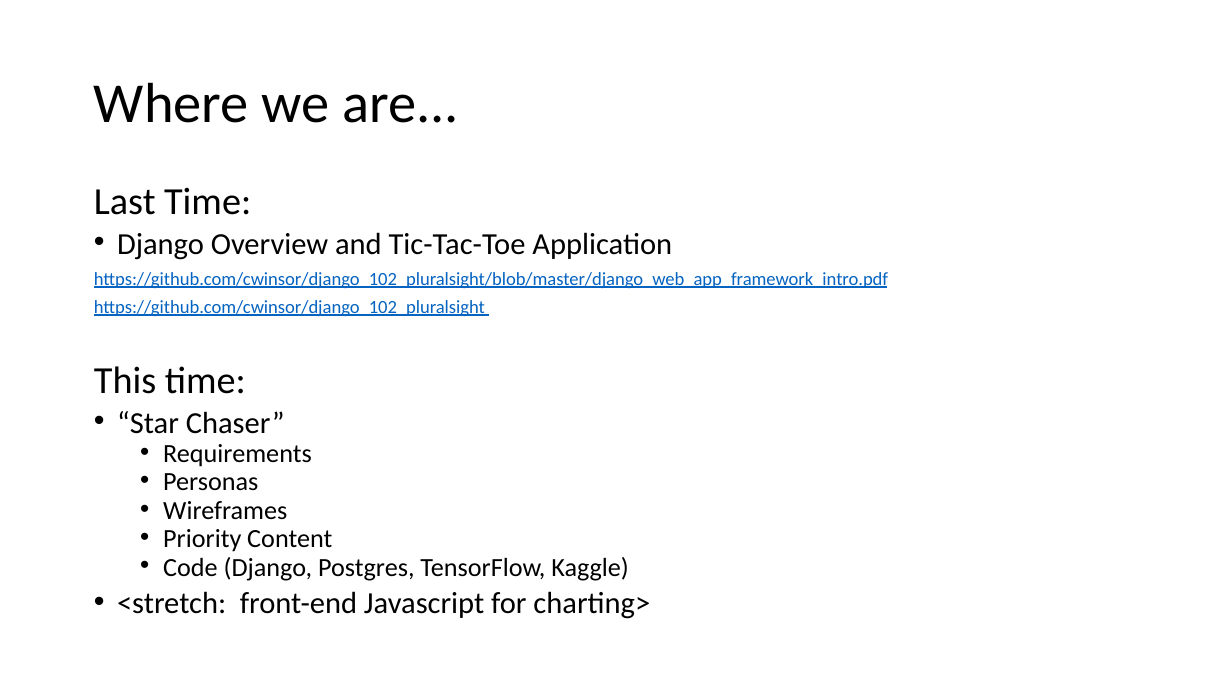
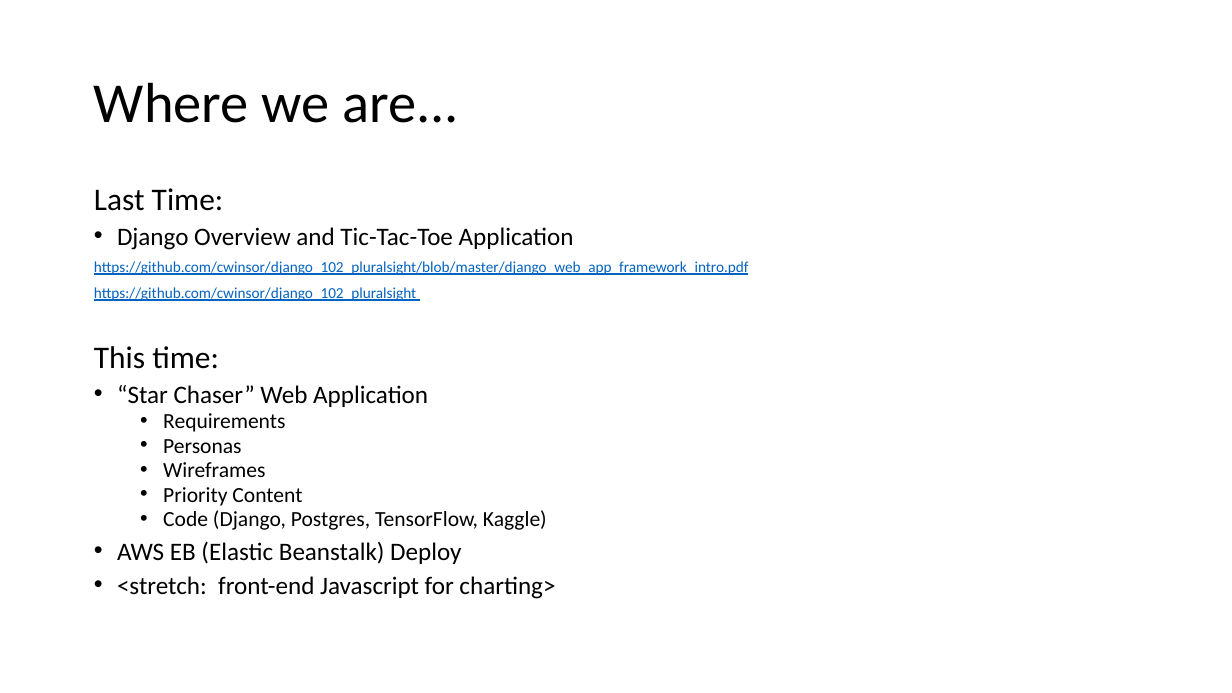
Before and after one commit to cwinsor/django_103_plasticc_and_ux, a slide deck: slide 2 of presentation.pptx. Drawn at 1232x693 pixels with LibreOffice and Linux fonts; fonts in the diff are those of the drawing. Boxes give left, top, right and bottom in pixels: in the first picture for what was removed or moved away, otherwise in the second. Text is boxed around its words. In the diff, an @@ line names an element or a change of style, - is before the commit and + after.

```diff
--- a/presentation.pptx
+++ b/presentation.pptx
@@ text at [94, 188, 749, 599]: size 29.8 to 24.5 pt in "Last Time:", "This time:"; size 23.8 to 19.6 pt in "Django Overview and Tic-Tac-Toe Application", "<stretch: front-end Javascript for charting>"; size 14.4 to 11.9 pt in "https://github.com/cwinsor/django_102_pluralsight/blob/maste ...", "https://github.com/cwinsor/django_102_pluralsight"; size 20.4 to 16.8 pt in "Requirements", "Personas", "Wireframes", "Priority Content" and 1 more places @@
@@ text at [117, 385, 428, 407]: text changed; size 23.8 to 19.6 pt @@
-• “Star Chaser”
+• “Star Chaser” Web Application
@@ text at [117, 542, 461, 564]: paragraph added @@
+• AWS EB (Elastic Beanstalk) Deploy
```
Also in this commit, not shown: 2 other slides changed, 1 slide added, 3 other files.
